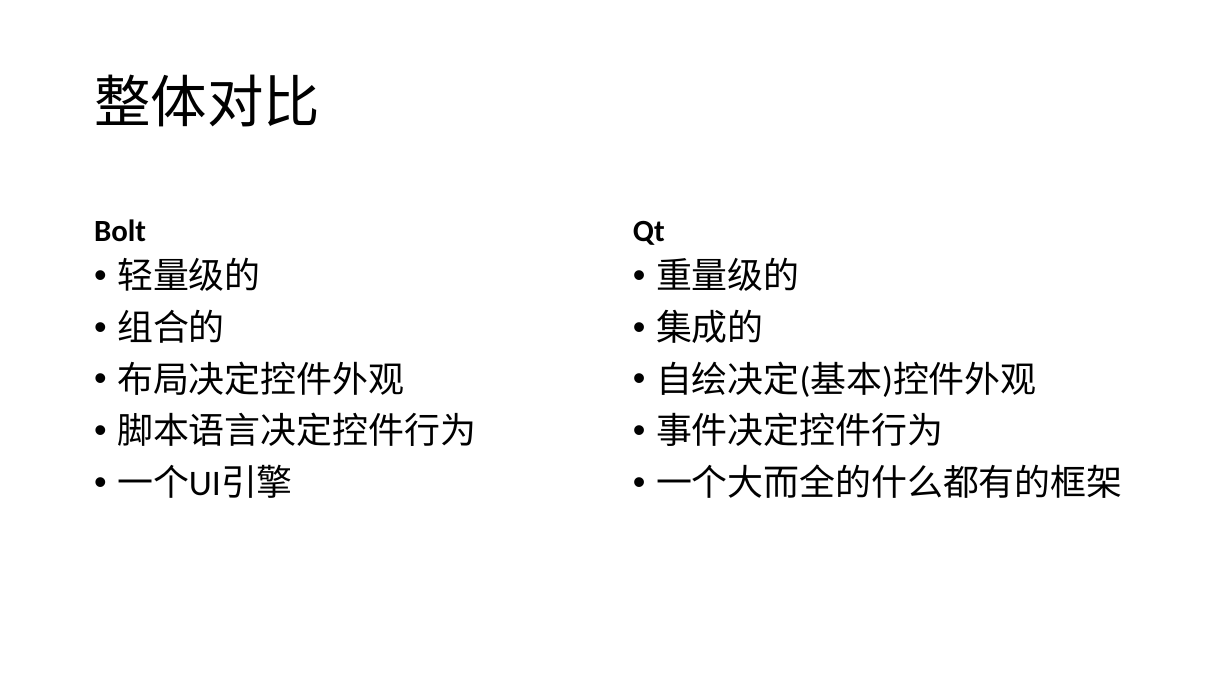
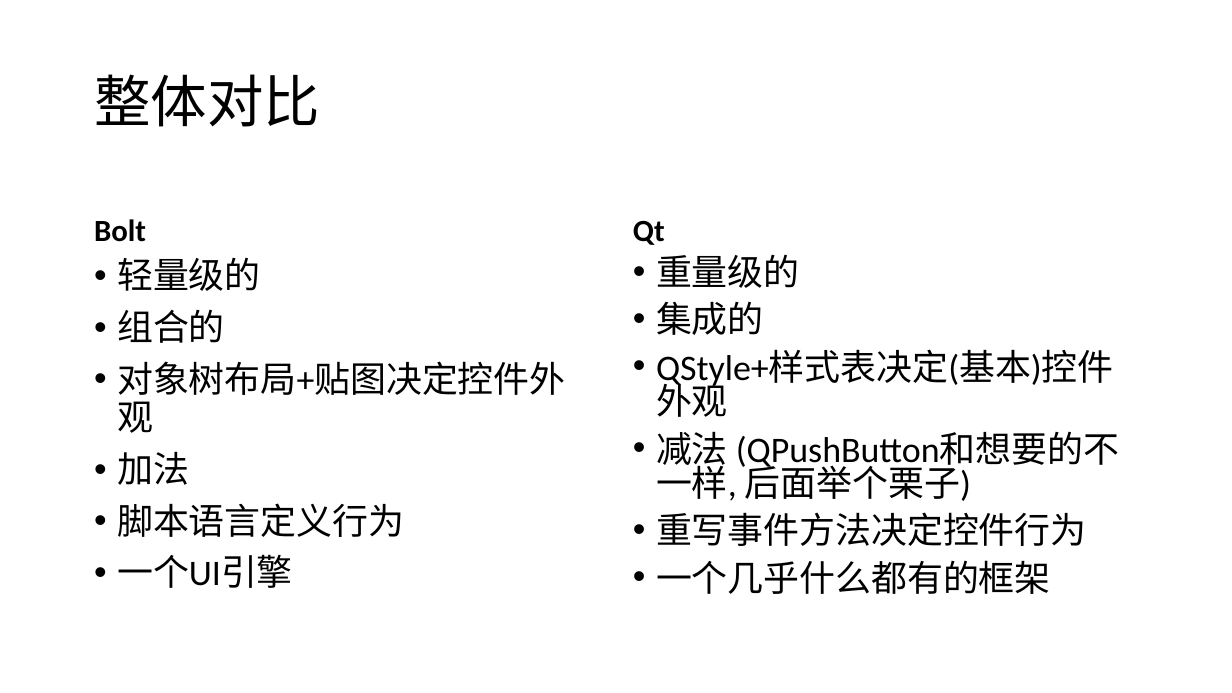
Before and after one commit to nifei/samples, a slide deck: slide 2 of Bolt_Qt.pptx. Drawn at 1232x693 pixels with LibreOffice and Linux fonts; fonts in the diff are those of the drawing; background and template pictures are left out. Boxes give left, top, right and bottom in pixels: in the first picture for what was removed or moved away, otherwise in the second. Text is boxed around its words. In the diff, an @@ line names an element or a change of style, - is before the commit and + after.

```diff
--- a/Bolt_Qt.pptx
+++ b/Bolt_Qt.pptx
@@ text at [656, 254, 800, 335]: line spacing 0.9 to 0.8 @@
@@ text at [656, 350, 1114, 594]: text changed @@
-• 自绘决定(基本)控件外观
-• 事件决定控件行为
-• 一个大而全的什么都有的框架
+• QStyle+样式表决定(基本)控件外观
+• 减法 (QPushButton和想要的不一样, 后面举个栗子)
+• 重写事件方法决定控件行为
+• 一个几乎什么都有的框架
@@ text at [117, 361, 566, 537]: text changed @@
-• 布局决定控件外观
-• 脚本语言决定控件行为
+• 对象树布局+贴图决定控件外观
+• 加法
+• 脚本语言定义行为
```
Also in this commit, not shown: 10 other slides changed, 7 slides added, 5 other files.
